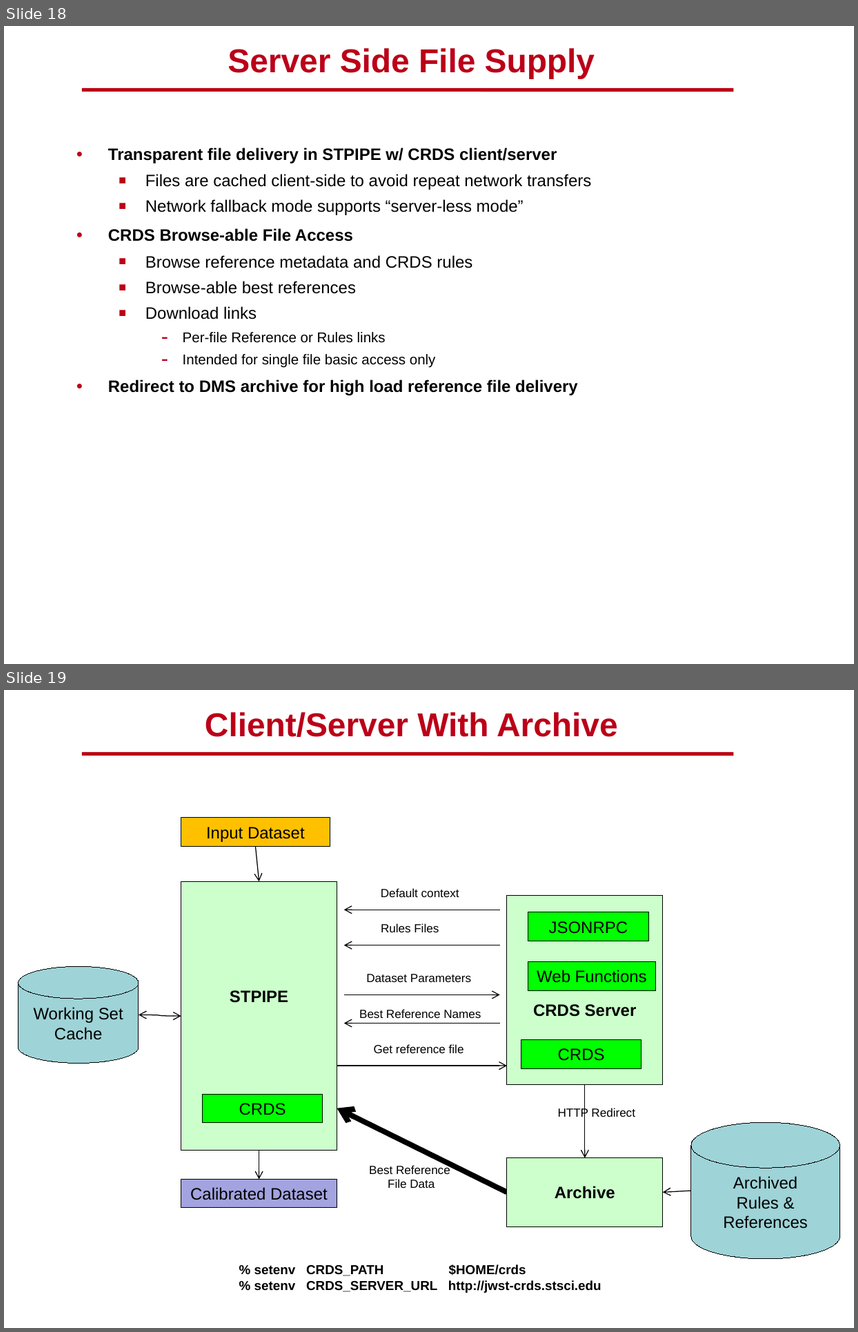
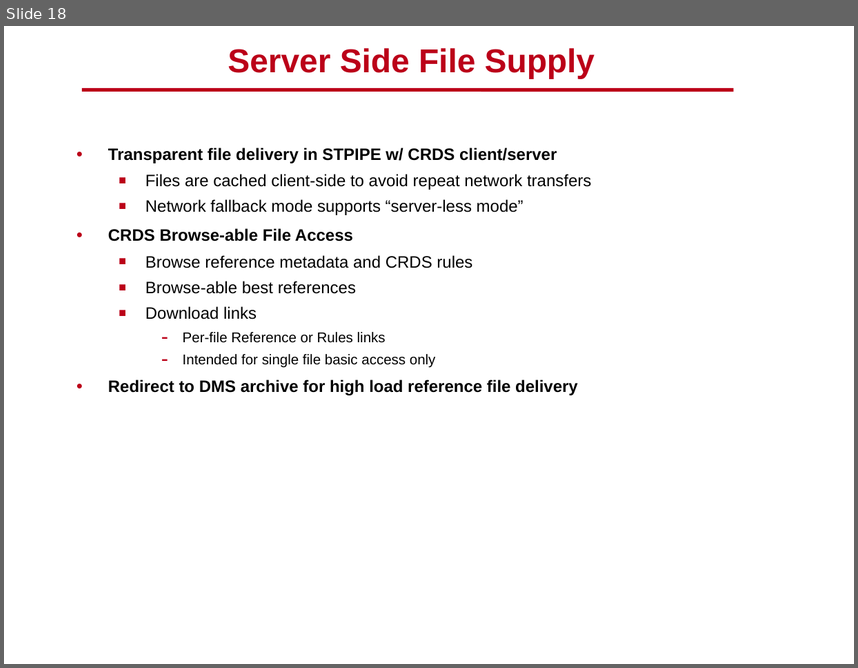
Before and after one commit to spacetelescope/crds, a slide deck: docs/DMS_SDR2_09_CRDS_final.pptx. Shown one above the other, each under a label of ours: slides 18 and 19 before the commit, slide 18 after it. The pictures are 858x1332 and 858x668 pixels, drawn with LibreOffice and Linux fonts; fonts in the diff are those of the drawing; background and template pictures are left out. Boxes give left, top, right and bottom in pixels: in the first picture for what was removed or moved away, otherwise in the second. Text is boxed around its words. In the diff, an @@ line names an element or a change of style, - is before the commit and + after.

```diff
--- a/docs/DMS_SDR2_09_CRDS_final.pptx
+++ b/docs/DMS_SDR2_09_CRDS_final.pptx
@@ slide 19 removed at [4,690,854,1328], background #FFFFFF; not listed: 1 template element that a slide beside it also shows @@
@@ title removed at [205,712,618,737] @@
-Client/Server With Archive
@@ rectangle removed at [181,818,330,847] @@
-Input Dataset
@@ arrow removed from (256, 847) to (259, 881) @@
@@ rectangle removed at [181,881,337,1150] @@
-STPIPE
@@ text removed at [381,888,459,897] @@
-Default context
@@ rectangle removed at [507,896,663,1085] @@
-CRDS Server
@@ arrow removed from (499, 909) to (344, 909) @@
@@ rectangle removed at [528,912,649,940] @@
-JSONRPC
@@ text removed at [381,923,439,932] @@
-Rules Files
@@ arrow removed from (499, 945) to (344, 945) @@
@@ cylinder removed at [18,966,139,1063] @@
-Working Set
-Cache
@@ text removed at [366,974,471,982] @@
-Dataset Parameters
@@ rectangle removed at [528,962,656,991] @@
-Web Functions
@@ arrow removed from (344, 994) to (499, 994) @@
@@ curved double arrow removed from (139, 1015) to (181, 1016) @@
@@ text removed at [359,1009,481,1018] @@
-Best Reference Names
@@ arrow removed from (499, 1023) to (344, 1023) @@
@@ rectangle removed at [521,1039,642,1068] @@
-CRDS
@@ text removed at [374,1044,464,1053] @@
-Get reference file
@@ arrow removed from (337, 1066) to (507, 1066) @@
@@ rectangle removed at [202,1094,323,1123] @@
-CRDS
@@ arrow removed from (584, 1085) to (584, 1158) @@
@@ arrow removed from (507, 1192) to (337, 1108) @@
@@ text removed at [558,1107,635,1119] @@
-HTTP Redirect
@@ cylinder removed at [691,1122,840,1258] @@
-Archived
-Rules &
-References
@@ arrow removed from (259, 1150) to (259, 1179) @@
@@ text removed at [369,1164,450,1187] @@
-Best Reference
-File Data
@@ rectangle removed at [507,1158,663,1226] @@
-Archive
@@ rectangle removed at [181,1179,337,1208] @@
-Calibrated Dataset
@@ arrow removed from (691, 1191) to (663, 1192) @@
@@ text removed at [254,1264,602,1292] @@
-% setenv CRDS_PATH $HOME/crds
-% setenv CRDS_SERVER_URL http://jwst-crds.stsci.edu
```
Also in this commit, not shown: 1 slide changed.
